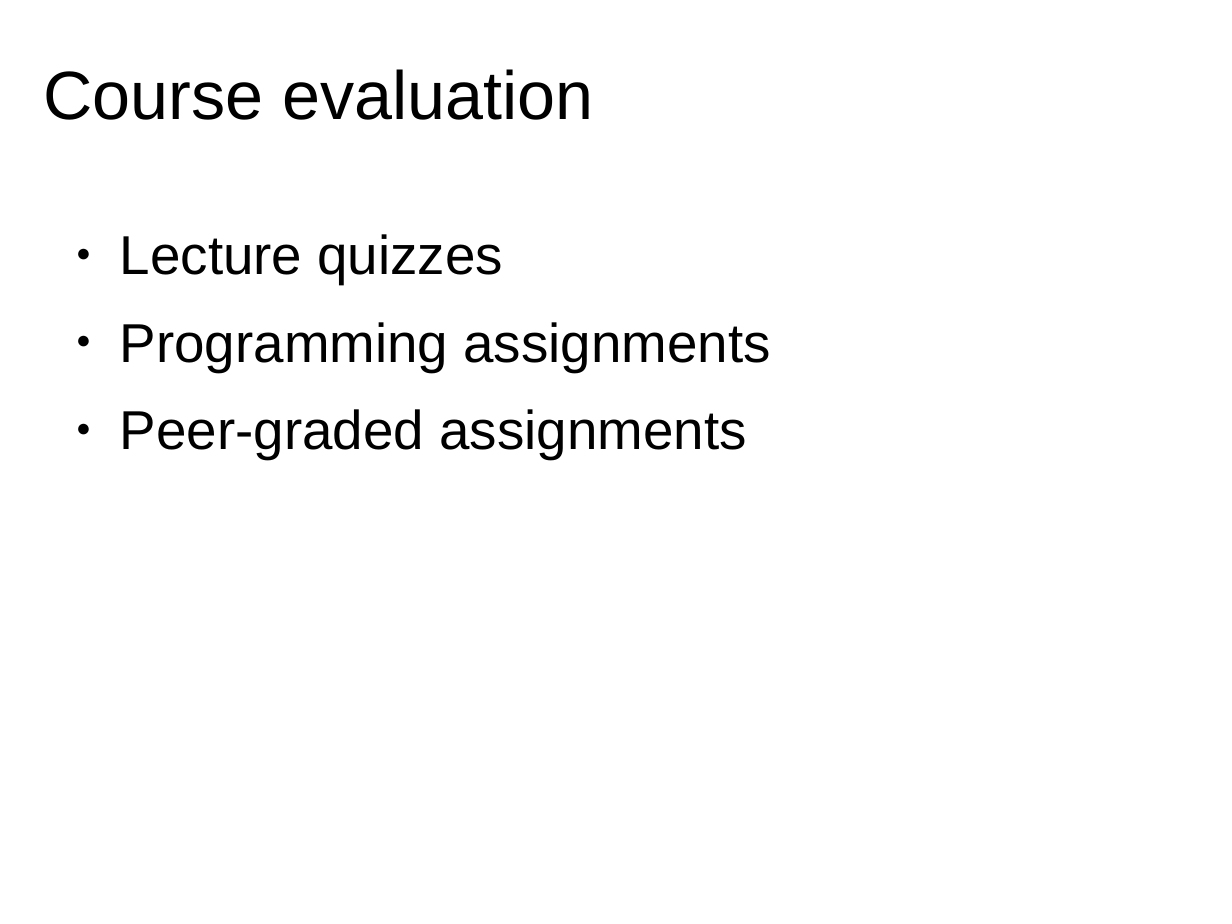
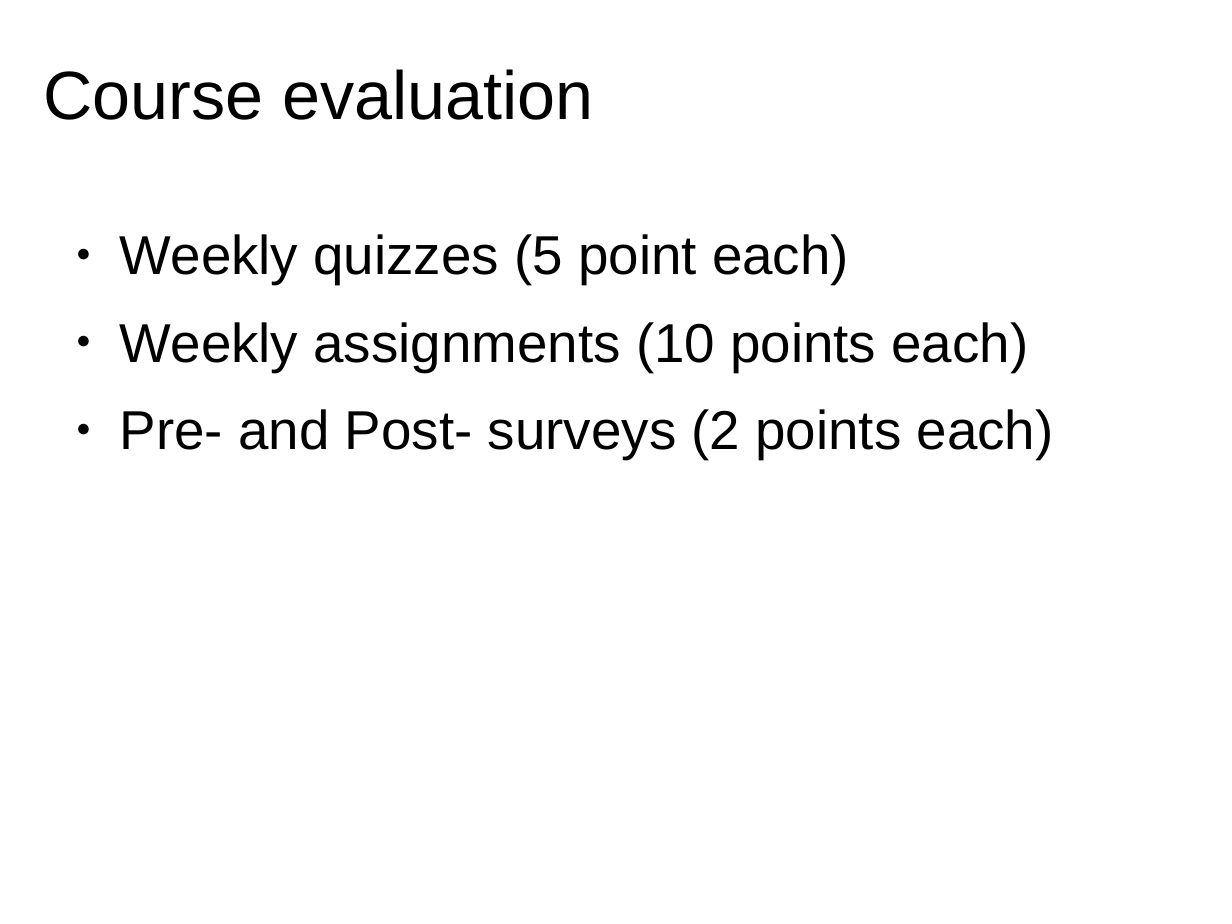
Before and after one commit to hoinx/sms-tools, a slide deck: slide 6 of lectures/1-Introduction/1T1-Welcome.odp (slide 12 before the commit). Drawn at 1232x924 pixels with LibreOffice and Linux fonts; fonts in the diff are those of the drawing. Boxes give left, top, right and bottom in pixels: in the first picture for what was removed or moved away, otherwise in the second. Text is boxed around its words. In the diff, an @@ line names an element or a change of style, - is before the commit and + after.

```diff
--- a/lectures/1-Introduction/1T1-Welcome.odp
+++ b/lectures/1-Introduction/1T1-Welcome.odp
@@ text at <box>120,234,1054,459</box>: text changed @@
-● Lecture quizzes
-● Programming assignments
-● Peer-graded assignments
+● Weekly quizzes (5 point each)
+● Weekly assignments (10 points each)
+● Pre- and Post- surveys (2 points each)
```
Also in this commit, not shown: 5 other slides changed, 2 slides added, 8 slides removed, 4 other files.
